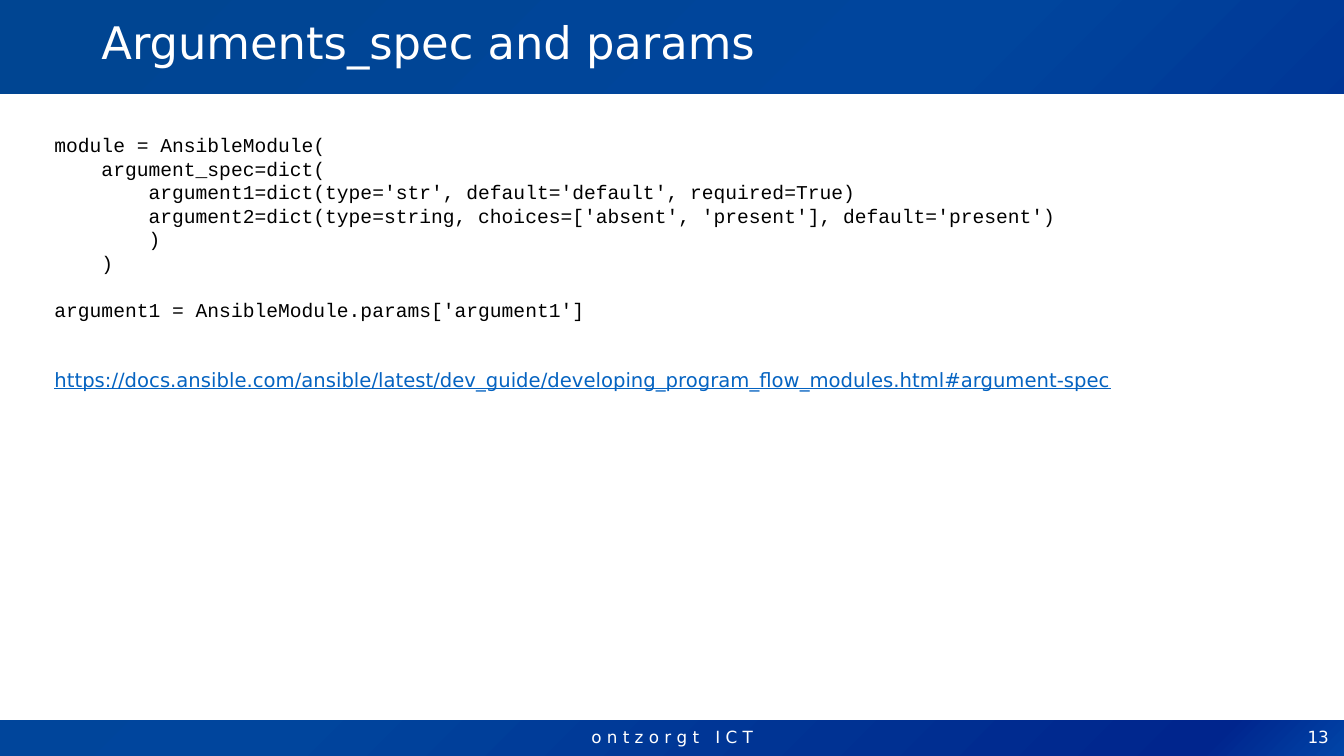
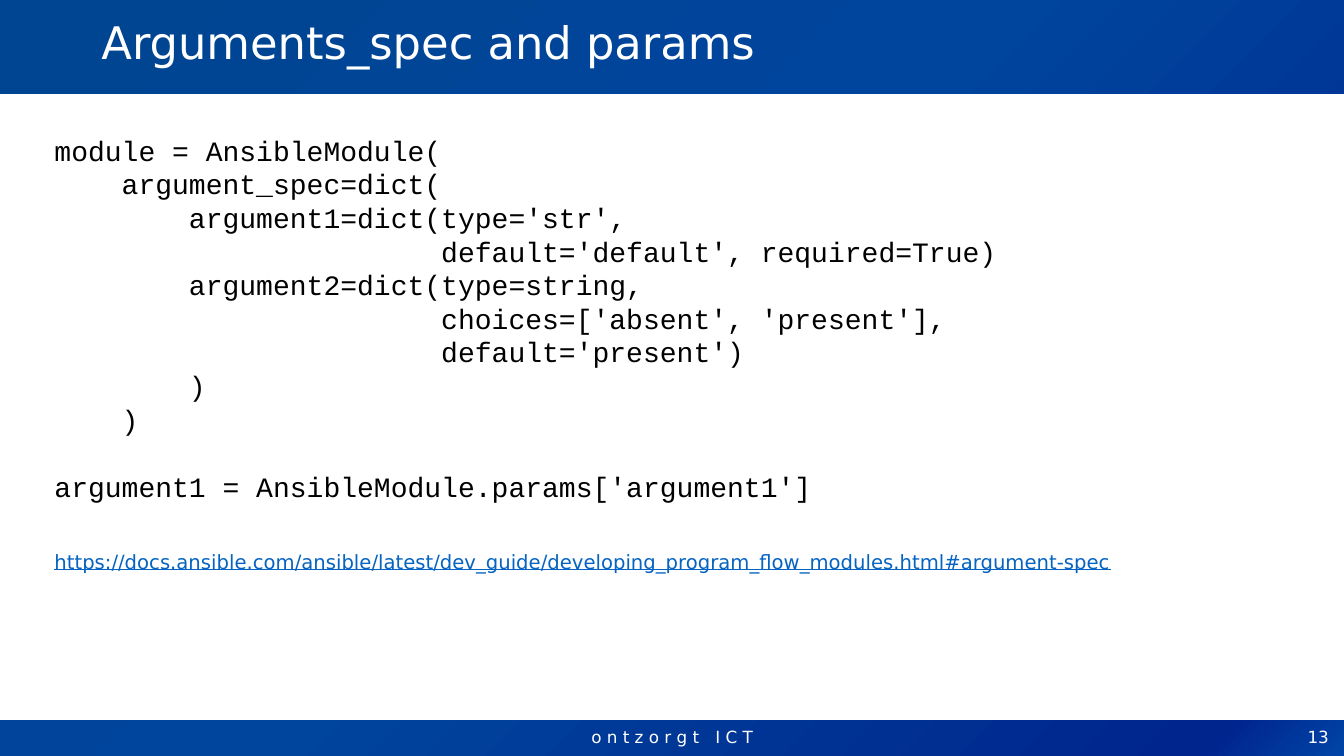
Before and after one commit to molekuul/modules_workshop, a slide deck: slide 13 of Workshop writing Ansible Module.pptx. Drawn at 1344x756 pixels with LibreOffice and Linux fonts; fonts in the diff are those of the drawing; background and template pictures are left out. Boxes give left, top, right and bottom in pixels: in the first picture for what was removed or moved away, otherwise in the second. Text is boxed around its words. In the diff, an @@ line names an element or a change of style, - is before the commit and + after.

```diff
--- a/Workshop writing Ansible Module.pptx
+++ b/Workshop writing Ansible Module.pptx
@@ text at box(54, 141, 811, 503): size 14 to 20 pt in "module = AnsibleModule(", "argument_spec=dict(", ")", ")" and 1 more places @@
@@ text at box(189, 208, 996, 368): text changed; size 14 to 20 pt @@
-argument1=dict(type='str', default='default', required=True)
-argument2=dict(type=string, choices=['absent', 'present'], default='present')
+argument1=dict(type='str',
+default='default', required=True)
+argument2=dict(type=string,
+choices=['absent', 'present'],
+default='present')
```
Also in this commit, not shown: 9 other slides changed, 3 slides added, 1 other file.
